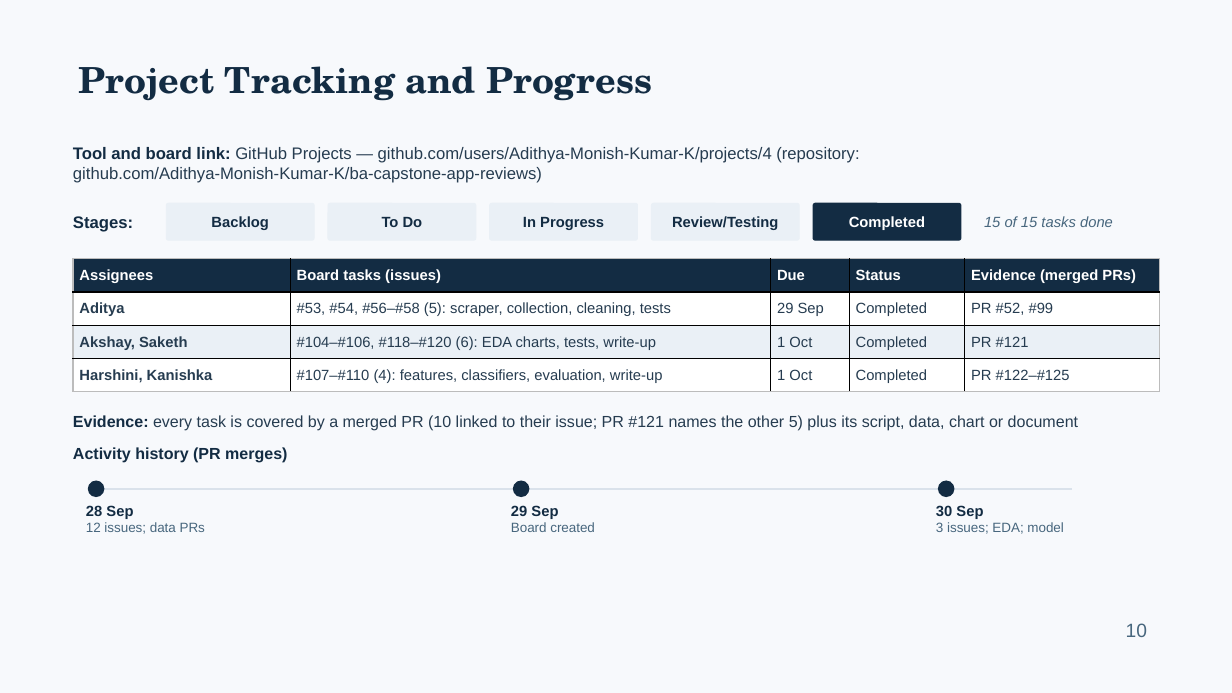
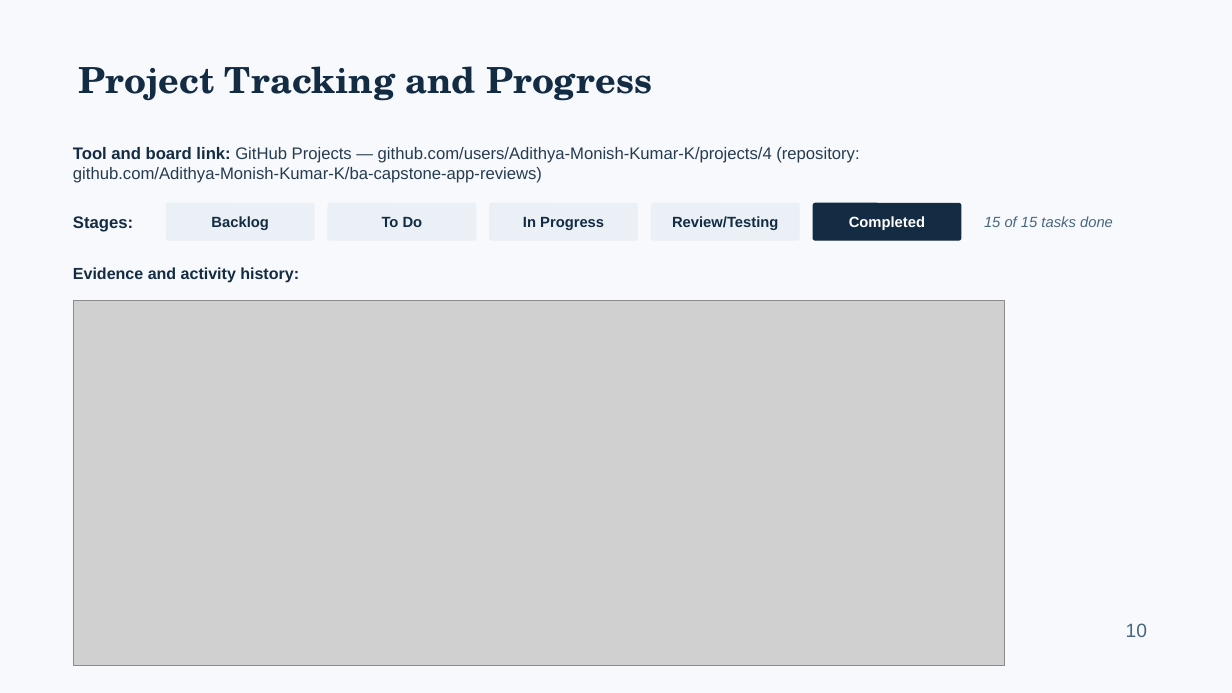
Before and after one commit to Adithya-Monish-Kumar-K/ba-capstone-app-reviews, a slide deck: slide 10 of docs/Review_1_Presentation.pptx. Drawn at 1232x693 pixels with LibreOffice and Linux fonts; fonts in the diff are those of the drawing; grey boxes stand for pictures. Boxes give left, top, right and bottom in pixels: in the first picture for what was removed or moved away, otherwise in the second. Text is boxed around its words. In the diff, an @@ line names an element or a change of style, - is before the commit and + after.

```diff
--- a/docs/Review_1_Presentation.pptx
+++ b/docs/Review_1_Presentation.pptx
@@ text at (x1=73, y1=267, x2=299, y2=283): text changed; text colour #263C50 to #132C43; bold on @@
-Evidence: every task is covered by a merged PR (10 linked to their issue; PR #121 names the other 5) plus its script, data, chart or document
+Evidence and activity history:
@@ table removed at (x1=73, y1=259, x2=1160, y2=392), 4 rows, 5 columns @@
-Assignees | Board tasks (issues) | Due | Status | Evidence (merged PRs)
-Aditya | #53, #54, #56–#58 (5): scraper, collection, cleaning, tests | 29 Sep | Completed | PR #52, #99
-Akshay, Saketh | #104–#106, #118–#120 (6): EDA charts, tests, write-up | 1 Oct | Completed | PR #121
-Harshini, Kanishka | #107–#110 (4): features, classifiers, evaluation, write-up | 1 Oct | Completed | PR #122–#125
@@ picture added at (x1=73, y1=300, x2=1005, y2=665) @@
@@ text removed at (x1=73, y1=447, x2=287, y2=463) @@
-Activity history (PR merges)
@@ text removed at (x1=86, y1=505, x2=205, y2=534) @@
-28 Sep
-12 issues; data PRs
@@ ellipse removed at (x1=88, y1=481, x2=104, y2=497) @@
@@ line removed from (92, 489) to (1072, 489) @@
@@ text removed at (x1=511, y1=505, x2=595, y2=532) @@
-29 Sep
-Board created
@@ ellipse removed at (x1=513, y1=481, x2=530, y2=497) @@
@@ text removed at (x1=936, y1=505, x2=1063, y2=534) @@
-30 Sep
-3 issues; EDA; model
@@ ellipse removed at (x1=938, y1=481, x2=955, y2=497) @@
```
Also in this commit, not shown: 6 other slides changed, 15 other files.
